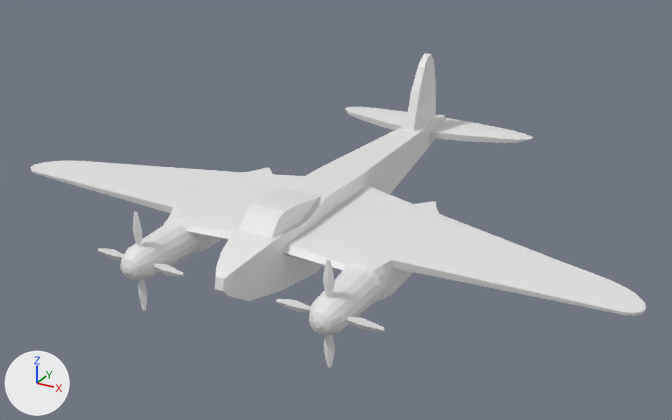
The FBX model WIP/9-11-24/Assets/planetest.fbx: old version first, new version second.
One viewpoint serves both versions: a 50 mm camera at (4.29, -8.15, 3.55) aimed at (-0.07, -0.22, -0.41). Lighting does not change. The marker at lower left points along +X, +Y and +Z. Where no turn or scale is listed for an object, it has been applied to the vertices.
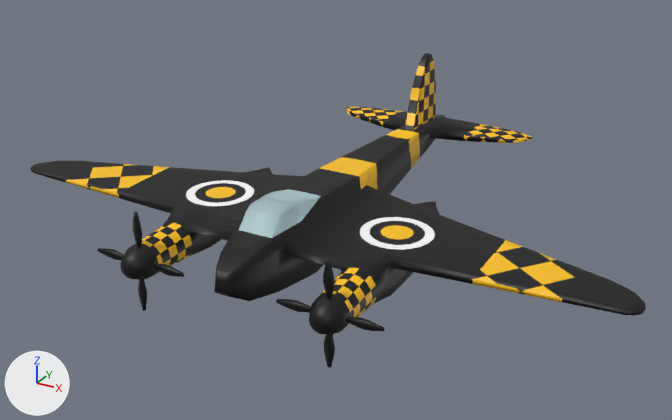
Where the change shows, as pixel boxes (x1, y1, x2, y2) in the pictures (672 x 420 px):
```json
{"object": "Cube", "change": "surface changed", "before": [31, 53, 646, 335], "after": [31, 53, 646, 335], "on screen": "white to black"}
{"object": "Cube.001", "change": "surface changed", "before": [276, 259, 385, 368], "after": [276, 259, 385, 368], "on screen": "white to black"}
{"object": "Cube.002", "change": "surface changed", "before": [97, 211, 185, 311], "after": [97, 211, 185, 311], "on screen": "white to black"}
{"part": 1, "of": "me_cube", "change": "built on", "before": [49, 161, 609, 309], "after": [49, 161, 609, 309]}
{"part": 2, "of": "me_cube", "change": "surface changed", "before": [31, 53, 646, 335], "after": [31, 53, 646, 335], "on screen": "white to black"}
{"part": 3, "of": "me_cube", "change": "recoloured", "before": [135, 60, 533, 328], "after": [135, 60, 533, 328]}
{"part": 4, "of": "me_cube", "change": "recoloured", "before": [239, 189, 321, 238], "after": [239, 189, 321, 238], "on screen": "white to grey"}
{"part": 5, "of": "me_cube", "change": "recoloured", "before": [320, 129, 420, 194], "after": [320, 129, 420, 194]}
```

Edits to the scene script, one JSON object a line:
```json
{"op": "add", "block": "img_window_png", "code": ["img_window_png = load_image('Window.png', 'Plane Materials/Window.png', 1024, 1024, 'sRGB')"]}
{"op": "add", "block": "img_checkpattern_png", "code": ["img_checkpattern_png = load_image('checkpattern.png', 'Plane Materials/checkpattern.png', 1350, 1350, 'sRGB')"]}
{"op": "add", "block": "img_midplane_png", "code": ["img_midplane_png = load_image('MidPlane.png', 'Plane Materials/MidPlane.png', 1024, 1024, 'sRGB')"]}
{"op": "add", "block": "img_planetexture_png", "code": ["img_planetexture_png = load_image('PlaneTexture.png', 'Plane Materials/PlaneTexture.png', 1024, 1024, 'sRGB')"]}
{"op": "remove", "block": "mat_material", "code": "mat_material.base_color = (0.8, 0.8, 0.8)  # white #e7e7e7"}
{"op": "add", "block": "mat_material", "code": "mat_material.texture = img_planetexture_png"}
{"op": "add", "block": "mat_window", "code": ["mat_window = principled_material('Window')", "mat_window.texture = img_window_png"]}
{"op": "add", "block": "mat_checkered", "code": ["mat_checkered = principled_material('Checkered')", "mat_checkered.texture = img_checkpattern_png"]}
{"op": "add", "block": "mat_mid_of_plane", "code": ["mat_mid_of_plane = principled_material('Mid of Plane')", "mat_mid_of_plane.texture = img_midplane_png"]}
{"block": "me_cube", "where": "# used by ob_cube; location = (0.0, 0.0, 0.0)"}
{"op": "remove", "block": "me_cube", "code": "me_cube.from_pydata(...)  # 1108 vertices, 1088 faces; spans x -3.32..3.32, y -2.47..2.49, z -0.63..0.81"}
{"op": "add", "block": "me_cube", "code": "me_cube.from_pydata(...)  # 1152 vertices, 1136 faces; spans x -3.32..3.32, y -2.47..2.49, z -0.63..0.81"}
{"block": "me_cube", "change": "me_cube part 1"}
{"block": "me_cube", "change": "44 faces are deleted"}
{"block": "me_cube", "change": "44 vertices are added at x -2.69..2.69, y -1.47..-0.58, z -0.2..-0.13"}
{"block": "me_cube", "change": "48 new faces join them, mat_material (picture img_planetexture_png)"}
{"block": "me_cube", "change": "44 new faces join them, mat_checkered (picture img_checkpattern_png)"}
{"block": "me_cube", "change": "me_cube part 2: 1042 kept faces spanning x -3.32..3.32, y -2.47..2.49, z -0.63..0.81 get new texture (UV) coordinates"}
{"block": "me_cube", "change": "me_cube part 3: 108 faces spanning x -1.25..1.25, y -2.22..2.43, z -0.54..0.72 switch from mat_material (white #e7e7e7) to mat_checkered (picture img_checkpattern_png)"}
{"block": "me_cube", "change": "me_cube part 4: 24 faces spanning x -0.22..0.22, y -1.85..-0.96, z -0.03..0.17 switch from mat_material (white #e7e7e7) to mat_window (picture img_window_png)"}
{"block": "me_cube", "change": "me_cube part 5: 28 faces spanning x -0.24..0.24, y -0.29..1.48, z -0.53..0.05 switch from mat_material (white #e7e7e7) to mat_mid_of_plane (picture img_midplane_png)"}
{"block": "me_cube", "change": "me_cube part 6: the surface is now shaded smooth"}
```
